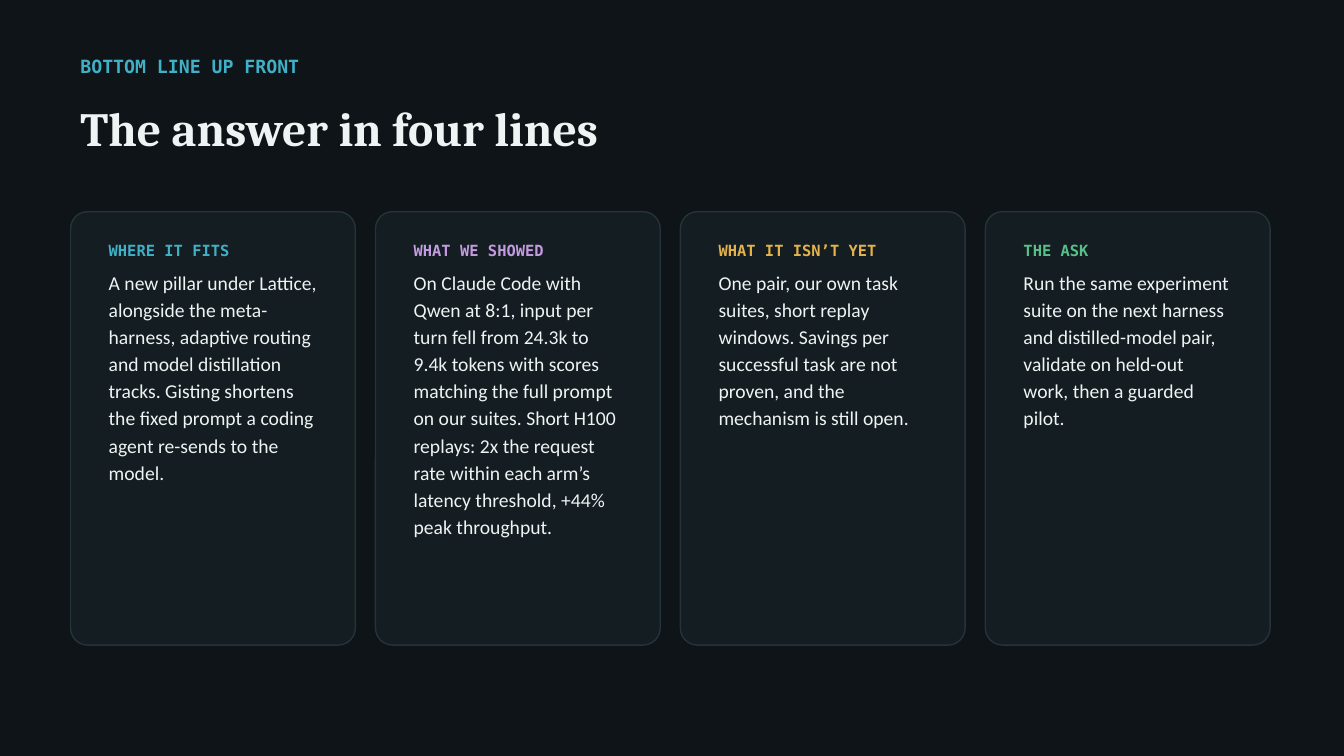
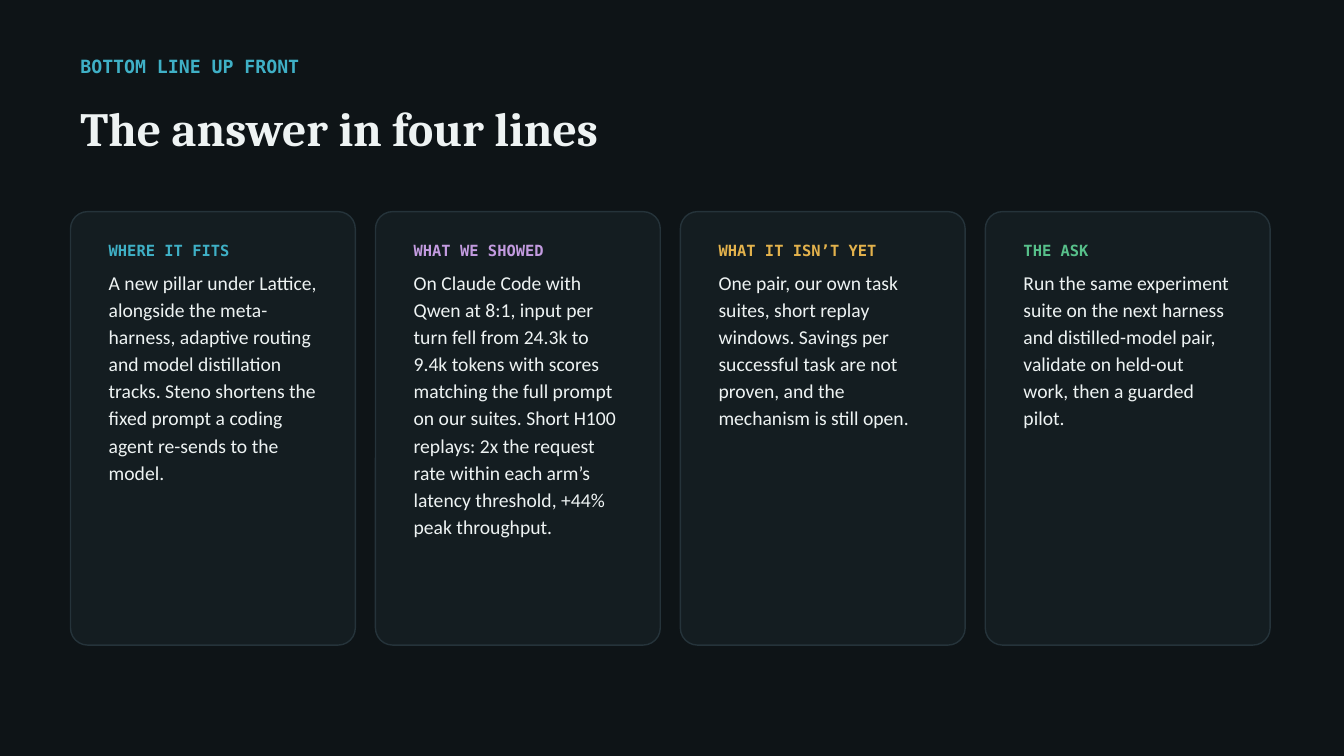
Before and after one commit to arunmenon/gisting-coding-agent, a slide deck: slide 2 of Gisting-CTO-deck.pptx. Drawn at 1344x756 pixels with LibreOffice and Linux fonts; fonts in the diff are those of the drawing. Boxes give left, top, right and bottom in pixels: in the first picture for what was removed or moved away, otherwise in the second. Text is boxed around its words. In the diff, an @@ line names an element or a change of style, - is before the commit and + after.

```diff
--- a/Gisting-CTO-deck.pptx
+++ b/Gisting-CTO-deck.pptx
@@ text at [109,276,316,480]: text changed @@
-A new pillar under Lattice, alongside the meta-harness, adaptive routing and model distillation tracks. Gisting shortens the fixed prompt a coding agent re-sends to the model.
+A new pillar under Lattice, alongside the meta-harness, adaptive routing and model distillation tracks. Steno shortens the fixed prompt a coding agent re-sends to the model.
```
Also in this commit, not shown: 10 other slides changed, 4 other files.
